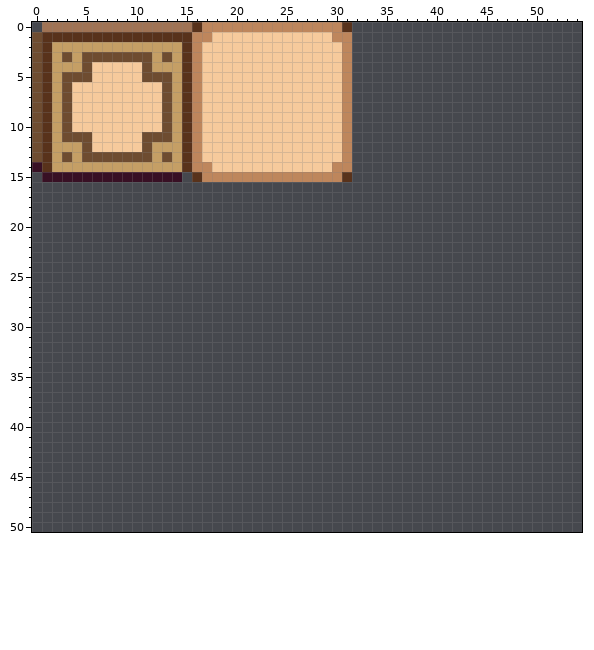
File history of a pixel-art file, Assets/Sprites/atlas - ui.aseprite. The picture above was drawn from the file before the commit.
128x128 pixels, 1 frame. Shown: x 0..54, y 0..50.
New version:
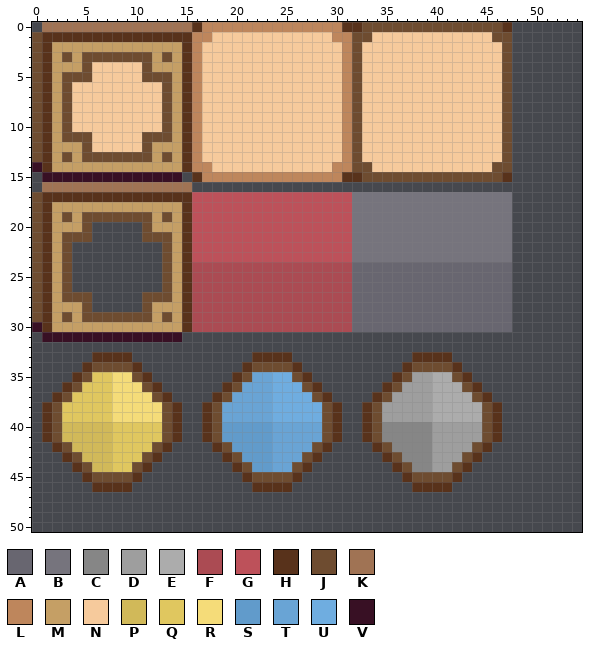
Palette (. is transparent): A #686670  B #76747d  C #868686  D #9e9e9e  E #acacac  F #ab4b53  G #bd515a  H #58321b  J #6e4c30  K #a07354  L #be865c  M #c59f65  N #f6ca9c  P #d1b959  Q #e0c75f  R #f5dc79  S #619bcb  T #69a4d5  U #6fade0  V #381024
Diff:
y 0: x 32..47 ................ -> HJJJJJJJJJJJJJJH
y 1: x 32..47 ................ -> JJNNNNNNNNNNNNJJ
y 2..13: x 32..47 ................ -> JNNNNNNNNNNNNNNJ
y 14: x 32..47 ................ -> JJNNNNNNNNNNNNJJ
y 15: x 32..47 ................ -> HJJJJJJJJJJJJJJH
y 16: x 1..15 ............... -> KKKKKKKKKKKKKKK
y 17: x 0..47 ................................................ -> JHHHHHHHHHHHHHHHGGGGGGGGGGGGGGGGBBBBBBBBBBBBBBBB
y 18: x 0..47 ................................................ -> JHMMMMMMMMMMMMMHGGGGGGGGGGGGGGGGBBBBBBBBBBBBBBBB
y 19: x 0..47 ................................................ -> JHMJMJJJJJJJMJMHGGGGGGGGGGGGGGGGBBBBBBBBBBBBBBBB
y 20: x 0..5 ...... -> JHMMMJ; x 11..47 ..................................... -> JMMMHGGGGGGGGGGGGGGGGBBBBBBBBBBBBBBBB
y 21: x 0..5 ...... -> JHMJJJ; x 11..47 ..................................... -> JJJMHGGGGGGGGGGGGGGGGBBBBBBBBBBBBBBBB
y 22..23: x 0..3 .... -> JHMJ; x 13..47 ................................... -> JMHGGGGGGGGGGGGGGGGBBBBBBBBBBBBBBBB
y 24..26: x 0..3 .... -> JHMJ; x 13..47 ................................... -> JMHFFFFFFFFFFFFFFFFAAAAAAAAAAAAAAAA
y 27: x 0..5 ...... -> JHMJJJ; x 11..47 ..................................... -> JJJMHFFFFFFFFFFFFFFFFAAAAAAAAAAAAAAAA
y 28: x 0..5 ...... -> JHMMMJ; x 11..47 ..................................... -> JMMMHFFFFFFFFFFFFFFFFAAAAAAAAAAAAAAAA
y 29: x 0..47 ................................................ -> JHMJMJJJJJJJMJMHFFFFFFFFFFFFFFFFAAAAAAAAAAAAAAAA
y 30: x 0..47 ................................................ -> VHMMMMMMMMMMMMMHFFFFFFFFFFFFFFFFAAAAAAAAAAAAAAAA
y 31: x 1..14 .............. -> VVVVVVVVVVVVVV
y 33: x 6..9 .... -> HHHH; x 22..25 .... -> HHHH; x 38..41 .... -> HHHH
y 34: x 5..10 ...... -> HJJJJH; x 21..26 ...... -> HJJJJH; x 37..42 ...... -> HJJJJH
y 35: x 4..11 ........ -> HJQQRRJH; x 20..27 ........ -> HJTTUUJH; x 36..43 ........ -> HJDDEEJH
y 36: x 3..12 .......... -> HJQQQRRRJH; x 19..28 .......... -> HJTTTUUUJH; x 35..44 .......... -> HJDDDEEEJH
y 37: x 2..13 ............ -> HJQQQQRRRRJH; x 18..29 ............ -> HJTTTTUUUUJH; x 34..45 ............ -> HJDDDDEEEEJH
y 38..39: x 1..14 .............. -> HJQQQQQRRRRRJH; x 17..30 .............. -> HJTTTTTUUUUUJH; x 33..46 .............. -> HJDDDDDEEEEEJH
y 40..41: x 1..14 .............. -> HJPPPPPQQQQQJH; x 17..30 .............. -> HJSSSSSTTTTTJH; x 33..46 .............. -> HJCCCCCDDDDDJH
y 42: x 2..13 ............ -> HJPPPPQQQQJH; x 18..29 ............ -> HJSSSSTTTTJH; x 34..45 ............ -> HJCCCCDDDDJH
y 43: x 3..12 .......... -> HJPPPQQQJH; x 19..28 .......... -> HJSSSTTTJH; x 35..44 .......... -> HJCCCDDDJH
y 44: x 4..11 ........ -> HJPPQQJH; x 20..27 ........ -> HJSSTTJH; x 36..43 ........ -> HJCCDDJH
y 45: x 5..10 ...... -> HJJJJH; x 21..26 ...... -> HJJJJH; x 37..42 ...... -> HJJJJH
y 46: x 6..9 .... -> HHHH; x 22..25 .... -> HHHH; x 38..41 .... -> HHHH
